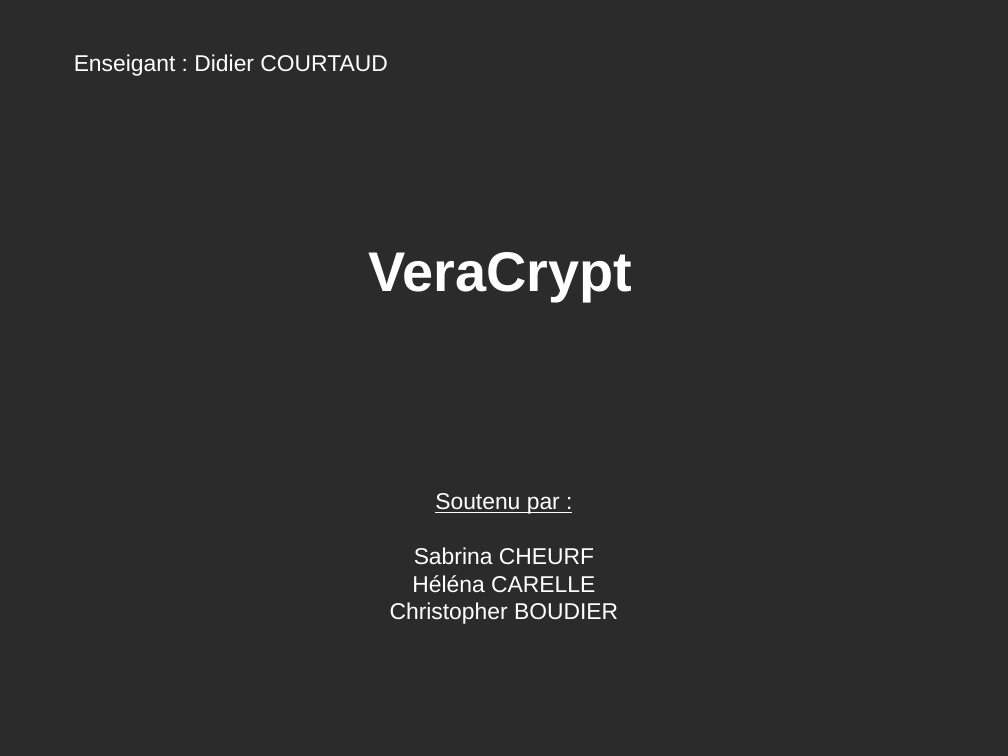
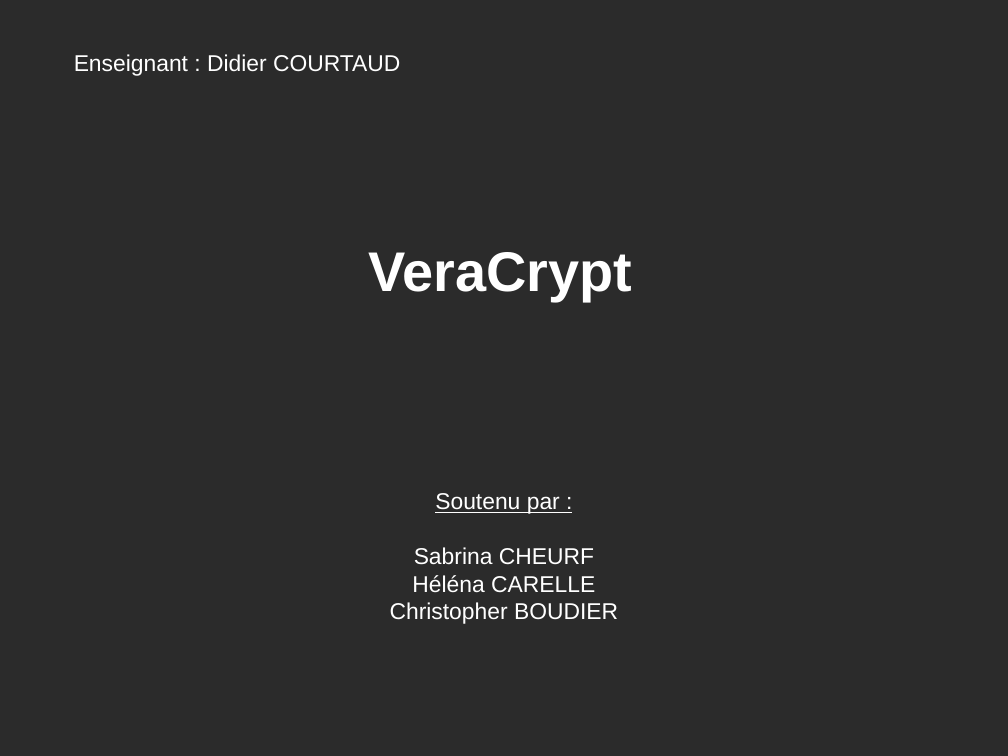
Before and after one commit to ChrisBou/projet-veracrypt, a slide deck: slide 1 of presentation_veracrypt.odp. Drawn at 1008x756 pixels with LibreOffice and Linux fonts; fonts in the diff are those of the drawing; background and template pictures are left out; a plain dark background stands for a picture behind light text. Boxes give left, top, right and bottom in pixels: in the first picture for what was removed or moved away, otherwise in the second. Text is boxed around its words. In the diff, an @@ line names an element or a change of style, - is before the commit and + after.

```diff
--- a/presentation_veracrypt.odp
+++ b/presentation_veracrypt.odp
@@ text at (74,54,400,76): text changed @@
-Enseigant : Didier COURTAUD
+Enseignant : Didier COURTAUD
```
Also in this commit, not shown: 3 other slides changed.
